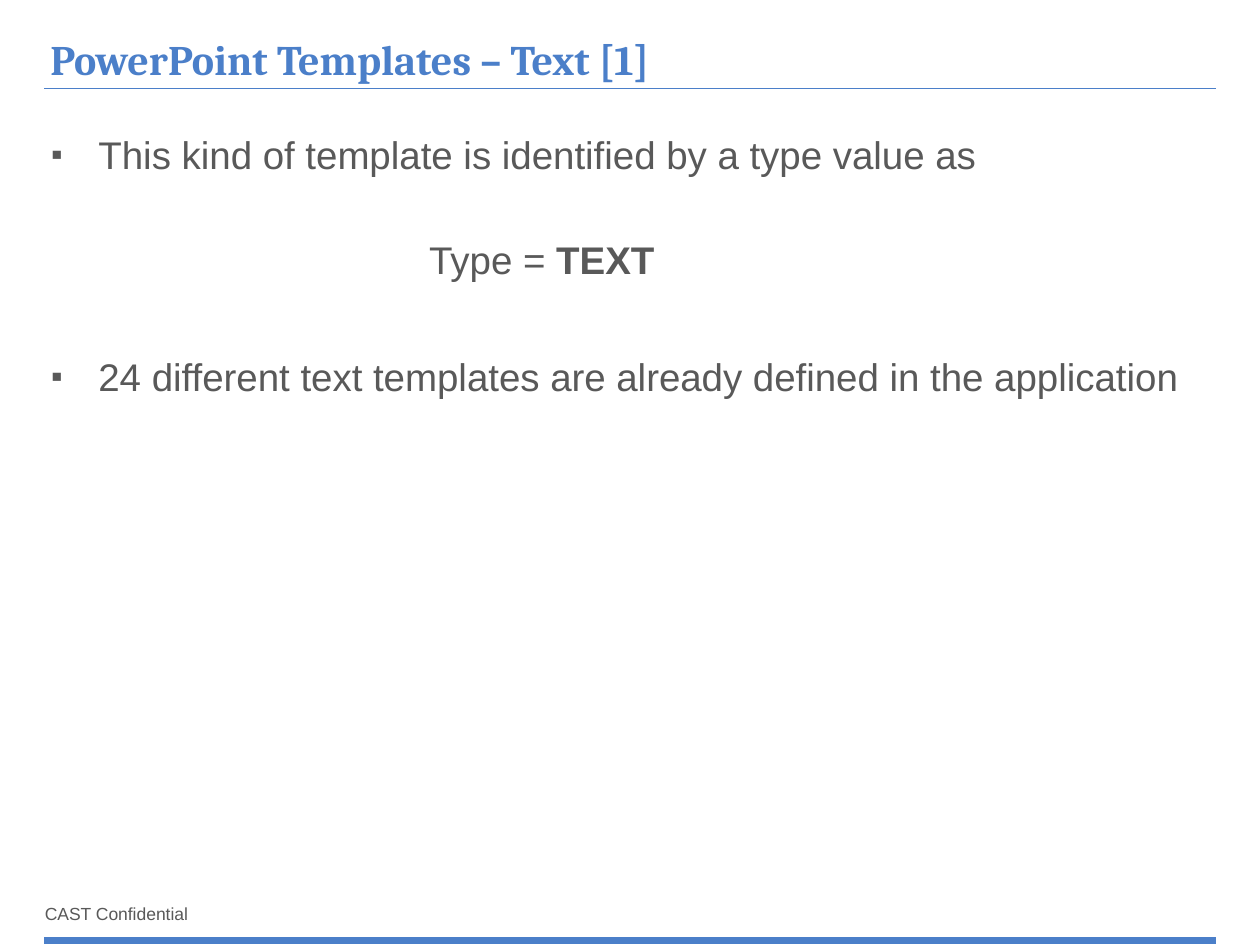
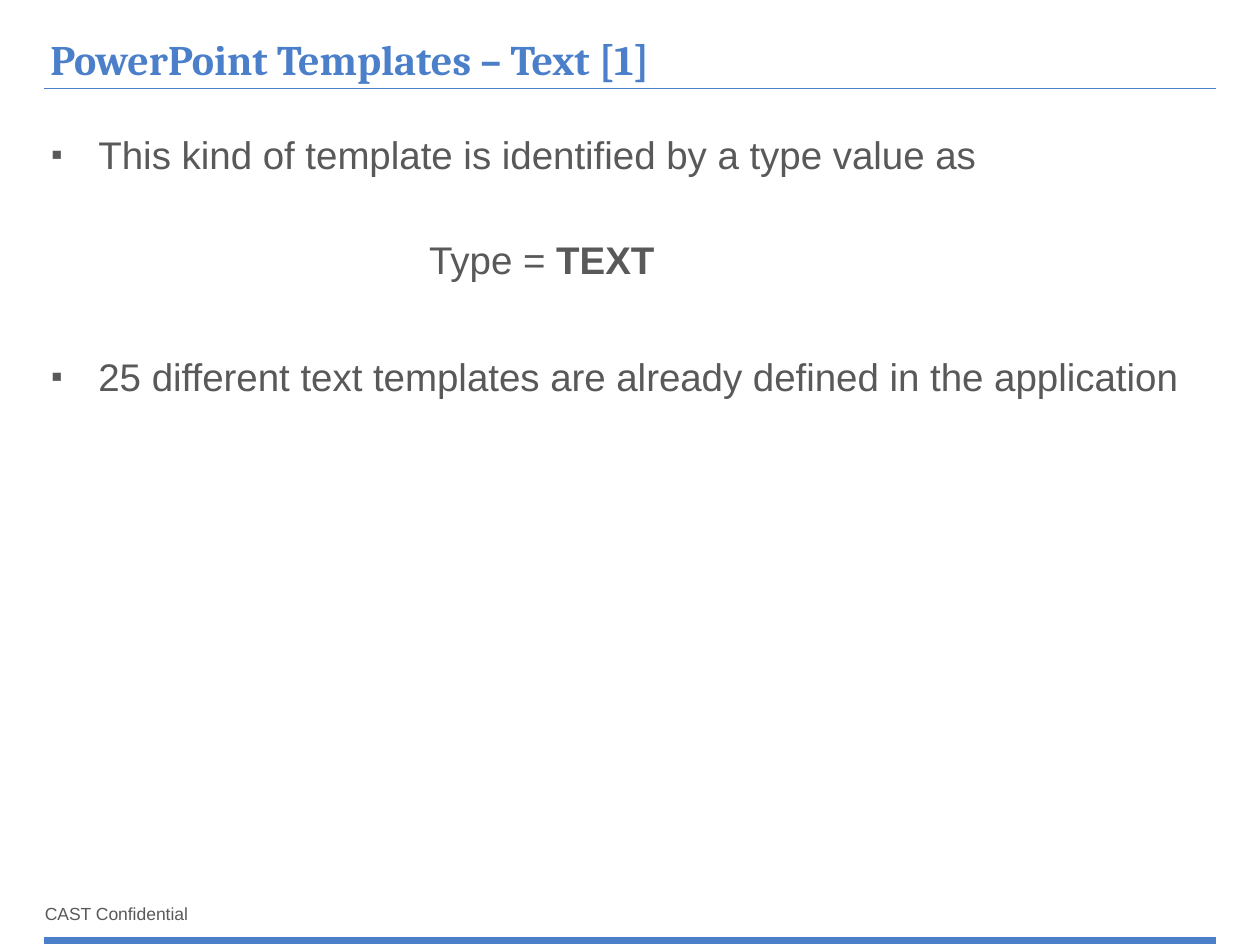
Before and after one commit to CAST-projects/ReportGenerator, a slide deck: slide 9 of CastReporting.Reporting/TemplatesFiles/1- Powerpoint-components-library.pptx. Drawn at 1260x945 pixels with LibreOffice and Linux fonts; fonts in the diff are those of the drawing; background and template pictures are left out. Boxes give left, top, right and bottom in pixels: in the first picture for what was removed or moved away, otherwise in the second. Text is boxed around its words. In the diff, an @@ line names an element or a change of style, - is before the commit and + after.

Commit message:
REPORTGEN-7 : RULE_TOTAL_CHECKS, RULE_FAILED_CHECKS, RULE_FAILED_ON_TOTAL_CHECKS and templates

```diff
--- a/CastReporting.Reporting/TemplatesFiles/1- Powerpoint-components-library.pptx
+++ b/CastReporting.Reporting/TemplatesFiles/1- Powerpoint-components-library.pptx
@@ text at (98, 363, 1178, 398): text changed @@
-▪ 24 different text templates are already defined in the application
+▪ 25 different text templates are already defined in the application
```
Also in this commit, not shown: 3 other slides changed, 1 slide removed, 6 other files.
